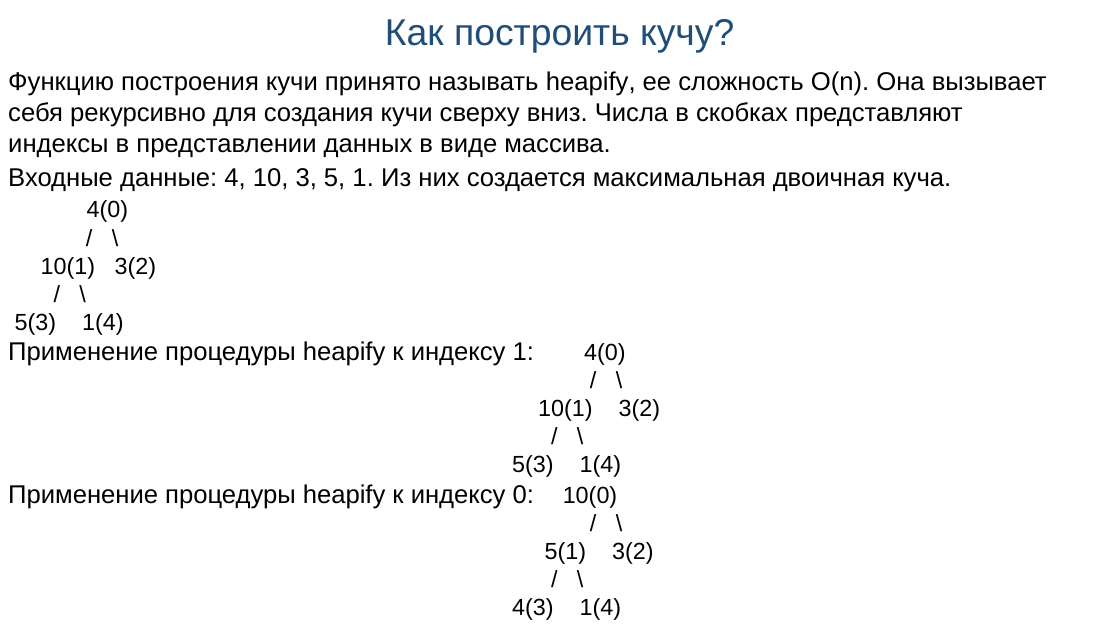
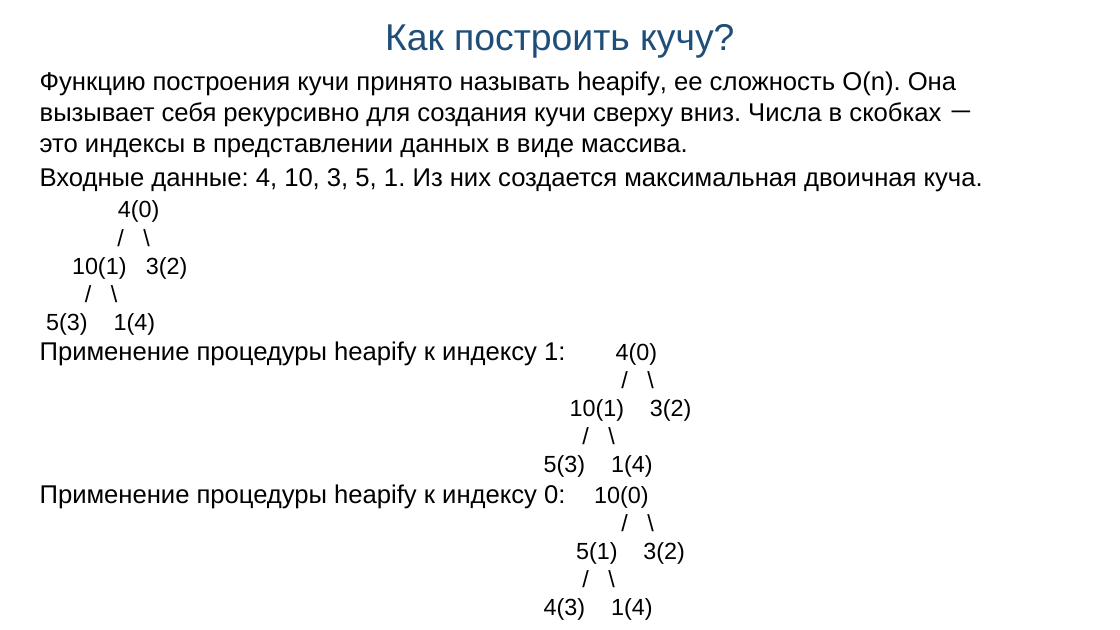
Before and after one commit to sofya-balashova/heapsort, a slide deck: slide 5 of Heapsort.pptx (slide 4 before the commit). Drawn at 1120x630 pixels with LibreOffice and Linux fonts; fonts in the diff are those of the drawing; background and template pictures are left out. Boxes give left, top, right and bottom in pixels: in the first picture for what was removed or moved away, otherwise in the second. Text is boxed around its words. In the diff, an @@ line names an element or a change of style, - is before the commit and + after.

```diff
--- a/Heapsort.pptx
+++ b/Heapsort.pptx
@@ text "Как построить кучу?" moved from (x1=385, y1=19, x2=734, y2=53) to (x1=385, y1=24, x2=734, y2=58) @@
@@ text "Функцию построения кучи принято называть ..." moved from (x1=8, y1=71, x2=1047, y2=620) to (x1=40, y1=71, x2=983, y2=620) @@
@@ text at (x1=40, y1=71, x2=956, y2=158): text changed @@
-Функцию построения кучи принято называть heapify, ее сложность O(n). Она вызывает себя рекурсивно для создания кучи сверху вниз. Числа в скобках представляют индексы в представлении данных в виде массива.
+Функцию построения кучи принято называть heapify, ее сложность O(n). Она вызывает себя рекурсивно для создания кучи сверху вниз. Числа в скобках － это индексы в представлении данных в виде массива.
```
Also in this commit, not shown: 7 other slides changed, 1 slide added.
